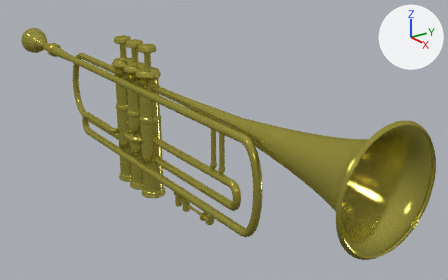
One commit to the Blender file scenes/trompete.blend: the scene before it, then after it.
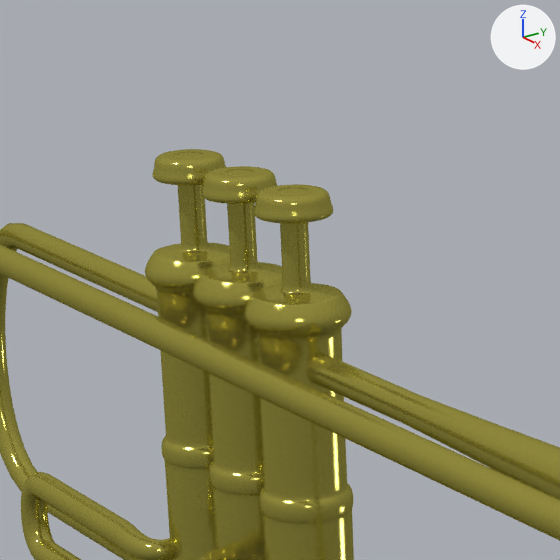
Each version appears first whole from a 50 mm camera at (8.42, -4.81, 3.2) aimed at (0.66, 0.83, -0.45), and next in a close-up on the part from 17% to 47% of the width and 0% to 47% of the height. Lighting does not change. The marker at upper right points along +X, +Y and +Z.

In view in the first close-up: 'BezierCurve', 'Circle.002'.
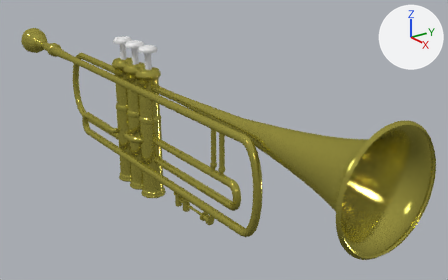
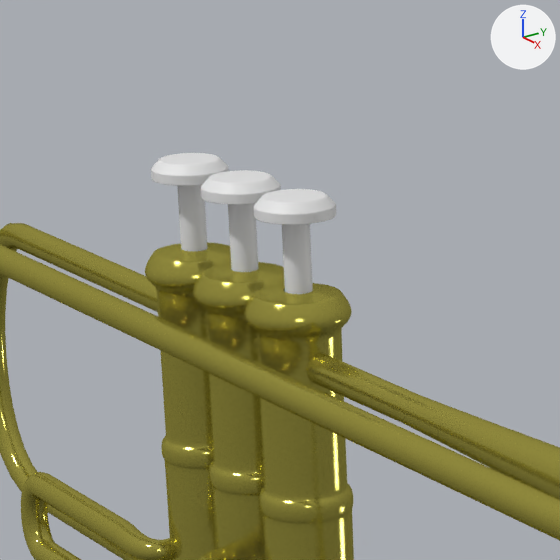
Where the change shows, as pixel boxes (x1, y1, x2, y2) in the close-ups (560 x 560 px):
'Circle.002', reshaped
    before: (145, 149, 354, 560)
    after: (145, 242, 354, 560)
'Taste C', added
    after: (254, 189, 337, 294)
'Taste B', added
    after: (201, 170, 281, 272)
'Taste A', added
    after: (151, 153, 229, 251)
part 1 of me_circle_002, deleted (yellow)
    before: (152, 149, 333, 277)

Edits to the bpy script that builds the scene:
```text
Change me_circle_002:
    used by ob_circle_002; location = (-1.139, 0.0, -0.348); scale = (0.178, 0.178, 0.178)
    remove me_circle_002.from_pydata(...)  # 803 vertices, 864 faces; spans x -1.21..1.21, y -1.21..1.21, z -6.82..7.98
    add me_circle_002.from_pydata(...)  # 641 vertices, 640 faces; spans x -1.21..1.21, y -1.21..1.21, z -6.82..5.79
    me_circle_002 part 1
    162 vertices are removed from x -0.96..0.92, y -0.94..0.94, z 7.39..7.98
    224 faces are deleted
Add me_mesh:
    me_mesh.from_pydata(...)  # 1440 vertices, 1416 faces; spans x -0.06..0.294, y -0.113..0.113, z -0.113..0.113
    me_mesh.polygons.foreach_set('use_smooth', [True] * 1416)
Add me_mesh_001:
    me_mesh_001.from_pydata(...)  # 1440 vertices, 1416 faces; spans x -0.06..0.294, y 0.199..0.425, z -0.113..0.113
    me_mesh_001.polygons.foreach_set('use_smooth', [True] * 1416)
Add me_mesh_002:
    me_mesh_002.from_pydata(...)  # 1440 vertices, 1416 faces; spans x -0.06..0.294, y 0.511..0.738, z -0.113..0.113
    me_mesh_002.polygons.foreach_set('use_smooth', [True] * 1416)
Add ob_taste_a:
    ob_taste_a = bpy.data.objects.new('Taste A', me_mesh)
    ob_taste_a.location = (-1.145, 0.0, 0.974)
    ob_taste_a.rotation_euler = (1.571, 1.571, 0.0)  # degrees (90, 90, 0)
    ob_taste_a.scale = (1.38, 1.38, 1.38)
Add ob_taste_b:
    ob_taste_b = bpy.data.objects.new('Taste B', me_mesh_001)
    ob_taste_b.location = (-1.145, 0.0, 0.974)
    ob_taste_b.rotation_euler = (1.571, 1.571, 0.0)  # degrees (90, 90, 0)
    ob_taste_b.scale = (1.38, 1.38, 1.38)
Add ob_taste_c:
    ob_taste_c = bpy.data.objects.new('Taste C', me_mesh_002)
    ob_taste_c.location = (-1.145, 0.0, 0.974)
    ob_taste_c.rotation_euler = (1.571, 1.571, 0.0)  # degrees (90, 90, 0)
    ob_taste_c.scale = (1.38, 1.38, 1.38)
```
